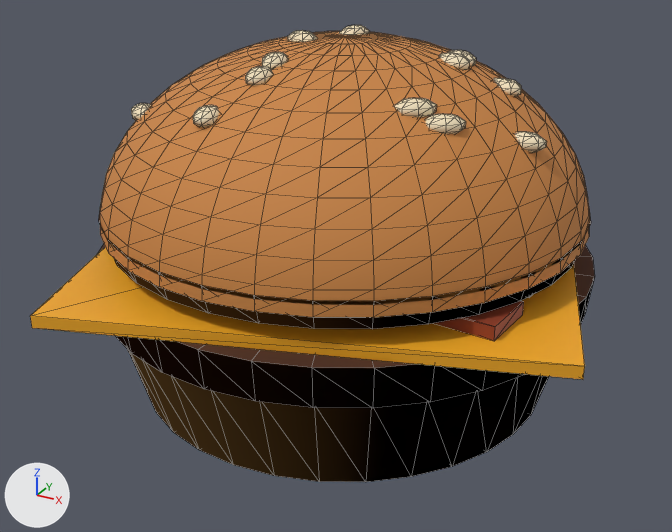
The glTF model public/modelos/burger-kids.glb: old version first, new version second.
Rendered twice from a 50 mm camera at (0.0999, -0.1858, 0.12) aimed at (0.0009, -0.0057, 0.03). Lighting does not change. The marker at lower left points along +X, +Y and +Z. The first picture is the older version. Mesh edges are drawn as thin lines. Vertices at exactly the same position are counted once.
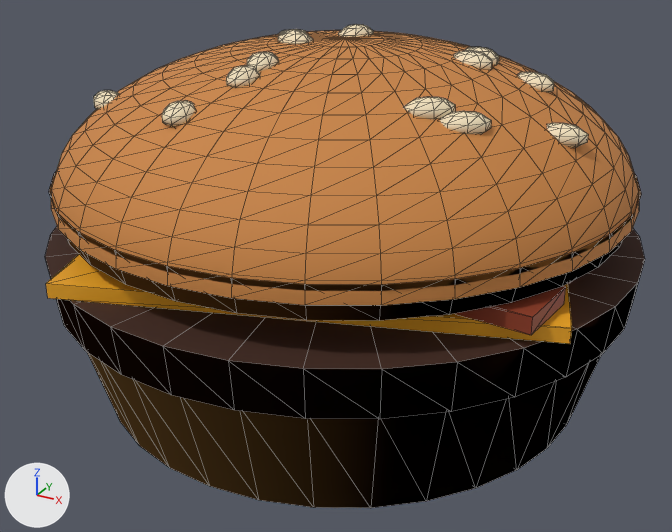
Where the change shows, as pixel boxes (x1, y1, x2, y2) in the pictures (672 x 532 px; the box of a moved part takes in the faces that stretch with it):
'Mesh_0', reshaped (6% wider)
    before: (30, 25, 595, 482)
    after: (45, 24, 645, 508)
part 1 of me_mesh_0, moved or reshaped
    before: (97, 244, 595, 482)
    after: (45, 227, 645, 508)
part 2 of me_mesh_0, moved or reshaped
    before: (30, 247, 585, 379)
    after: (46, 254, 572, 344)
part 3 of me_mesh_0, moved or reshaped
    before: (434, 301, 524, 341)
    after: (455, 286, 566, 335)
part 4 of me_mesh_0, moved or reshaped
    before: (99, 206, 591, 329)
    after: (49, 172, 641, 321)
part 5 of me_mesh_0, moved or reshaped
    before: (100, 31, 590, 317)
    after: (51, 30, 639, 305)
part 6 of me_mesh_0, moved or reshaped
    before: (394, 98, 436, 117)
    after: (403, 97, 455, 119)
part 7 of me_mesh_0, moved or reshaped
    before: (262, 52, 289, 70)
    after: (247, 52, 279, 71)
part 8 of me_mesh_0, moved or reshaped
    before: (515, 131, 546, 153)
    after: (547, 123, 588, 148)
part 9 of me_mesh_0, moved or reshaped
    before: (439, 53, 469, 70)
    after: (453, 51, 492, 70)
part 10 of me_mesh_0, moved or reshaped
    before: (425, 114, 466, 134)
    after: (440, 111, 491, 134)
part 11 of me_mesh_0, moved or reshaped
    before: (245, 66, 273, 86)
    after: (226, 65, 260, 88)
part 12 of me_mesh_0, moved or reshaped
    before: (493, 78, 521, 97)
    after: (518, 72, 554, 93)
part 13 of me_mesh_0, moved or reshaped
    before: (131, 103, 151, 121)
    after: (93, 90, 119, 110)
part 14 of me_mesh_0, moved or reshaped
    before: (287, 30, 317, 42)
    after: (278, 30, 313, 44)
part 15 of me_mesh_0, moved or reshaped
    before: (339, 25, 369, 35)
    after: (338, 24, 374, 37)
part 16 of me_mesh_0, moved or reshaped
    before: (448, 50, 476, 66)
    after: (464, 47, 499, 65)
part 17 of me_mesh_0, moved or reshaped
    before: (193, 105, 219, 128)
    after: (162, 100, 195, 127)

What the commit changed:
me_mesh_0 is used by ob_mesh_0; location (0.0, 0.0, 0.0).
me_mesh_0 had 1107 vertices, 2032 faces and spanned x -0.0683..0.0683, y -0.0683..0.0683, z 0.0..0.085.
me_mesh_0 now has 1107 vertices, 2032 faces and spans x -0.0697..0.0697, y -0.0697..0.0697, z 0.0..0.085.
me_mesh_0 part 1: the loose piece of 135 vertices spanning x -0.0595..0.0595, y -0.0595..0.0595, z 0.0..0.0328 is scaled about the mesh origin by 1.17.
me_mesh_0 part 2: the loose piece of 8 vertices spanning x -0.0683..0.0683, y -0.0683..0.0683, z 0.0328..0.0356 is scaled about the mesh origin by (0.949, 0.949, 1.17).
me_mesh_0 part 3: the loose piece of 8 vertices spanning x -0.0518..0.0518, y -0.0337..-0.0108, z 0.0356..0.0387 is scaled about the mesh origin by 1.17.
me_mesh_0 part 4: the loose piece of 67 vertices spanning x -0.0573..0.0573, y -0.0573..0.0573, z 0.0389..0.0456 is scaled about the mesh origin by 1.17.
me_mesh_0 part 5: the loose piece of 397 vertices spanning x -0.0573..0.0573, y -0.0573..0.0573, z 0.0423..0.0835 is scaled about its middle by (1.17, 1.17, 0.813), then moved by (0.0, 0.0, 0.0034).
me_mesh_0 part 6: the loose piece of 34 vertices spanning x 0.0232..0.0306, y -0.0245..-0.0175, z 0.0728..0.077 is scaled about its middle by 1.17, then moved by (0.0046, -0.0036, 0.0011).
me_mesh_0 part 7: the loose piece of 34 vertices spanning x -0.0091..-0.0033, y -0.0234..-0.0151, z 0.0783..0.0826 is scaled about its middle by 1.17, then moved by (-0.0011, -0.0033, 0.0001).
me_mesh_0 part 8: the loose piece of 34 vertices spanning x 0.0405..0.0492, y -0.0089..-0.0031, z 0.0648..0.069 is scaled about its middle by 1.17, then moved by (0.0077, -0.001, 0.0026).
me_mesh_0 part 9: the loose piece of 34 vertices spanning x 0.0198..0.0283, y 0.0015..0.0073, z 0.077..0.0813 is scaled about its middle by 1.17, then moved by (0.0041, 0.0008, 0.0003).
me_mesh_0 part 10: the loose piece of 34 vertices spanning x 0.029..0.0364, y -0.0236..-0.0168, z 0.0701..0.0744 is scaled about its middle by 1.17, then moved by (0.0056, -0.0035, 0.0016).
me_mesh_0 part 11: the loose piece of 34 vertices spanning x -0.0089..-0.0033, y -0.0296..-0.0211, z 0.0764..0.0807 is scaled about its middle by 1.17, then moved by (-0.001, -0.0043, 0.0004).
me_mesh_0 part 12: the loose piece of 34 vertices spanning x 0.0305..0.039, y 0.0057..0.0114, z 0.0718..0.0761 is scaled about its middle by 1.17, then moved by (0.0059, 0.0015, 0.0013).
me_mesh_0 part 13: the loose piece of 34 vertices spanning x -0.0428..-0.0354, y -0.027..-0.0203, z 0.0643..0.0686 is scaled about its middle by 1.17, then moved by (-0.0067, -0.004, 0.0027).
me_mesh_0 part 14: the loose piece of 34 vertices spanning x -0.0124..-0.0046, y -0.0073..-0.0009, z 0.0804..0.0847 is scaled about its middle by 1.17, then moved by (-0.0014, -0.0007, -0.0003).
me_mesh_0 part 15: the loose piece of 34 vertices spanning x -0.0037..0.0021, y 0.0018..0.0104, z 0.0807..0.085 is scaled about its middle by 1.17, then moved by (-0.0001, 0.001, -0.0004).
me_mesh_0 part 16: the loose piece of 34 vertices spanning x 0.0195..0.0274, y 0.0071..0.0134, z 0.0766..0.0808 is scaled about its middle by 1.17, then moved by (0.004, 0.0018, 0.0004).
me_mesh_0 part 17: the loose piece of 34 vertices spanning x -0.0142..-0.0085, y -0.0411..-0.0327, z 0.07..0.0743 is scaled about its middle by 1.17, then moved by (-0.0019, -0.0063, 0.0016).
Other edits to the shape of me_mesh_0 do not show in these pictures.
